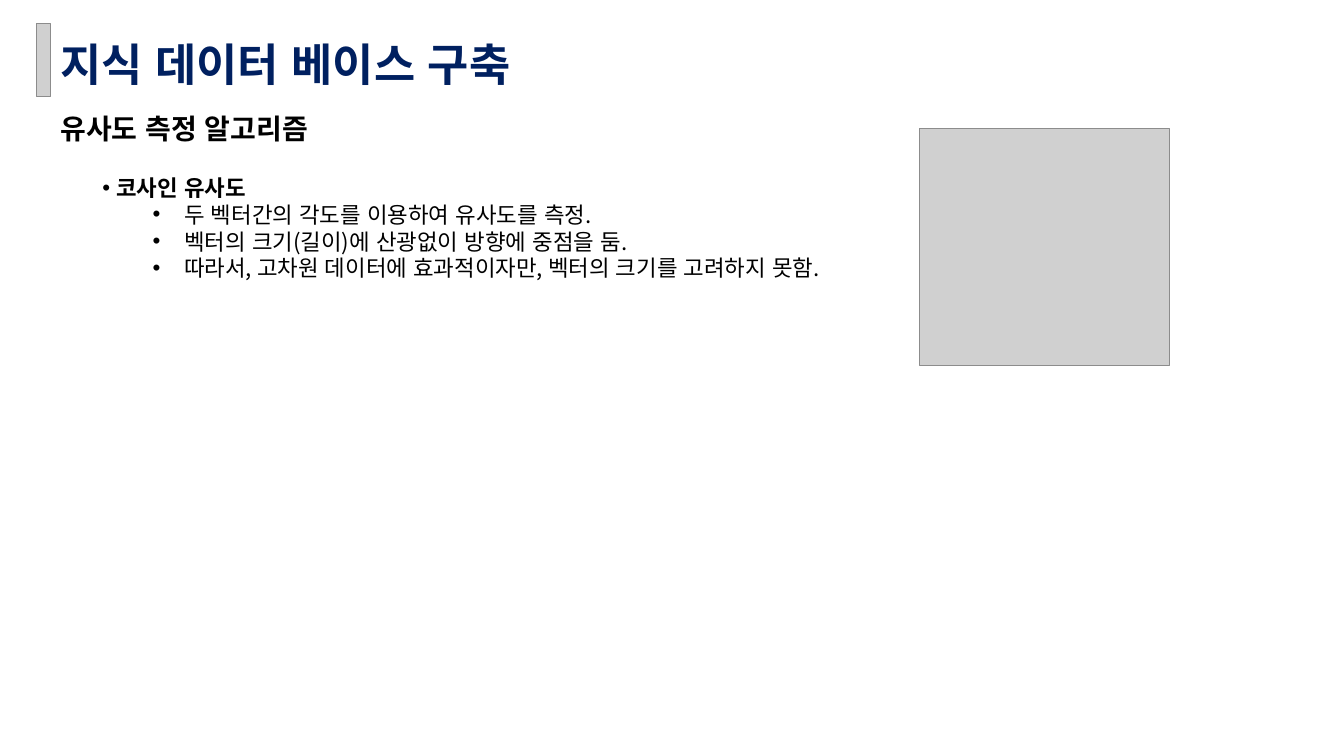
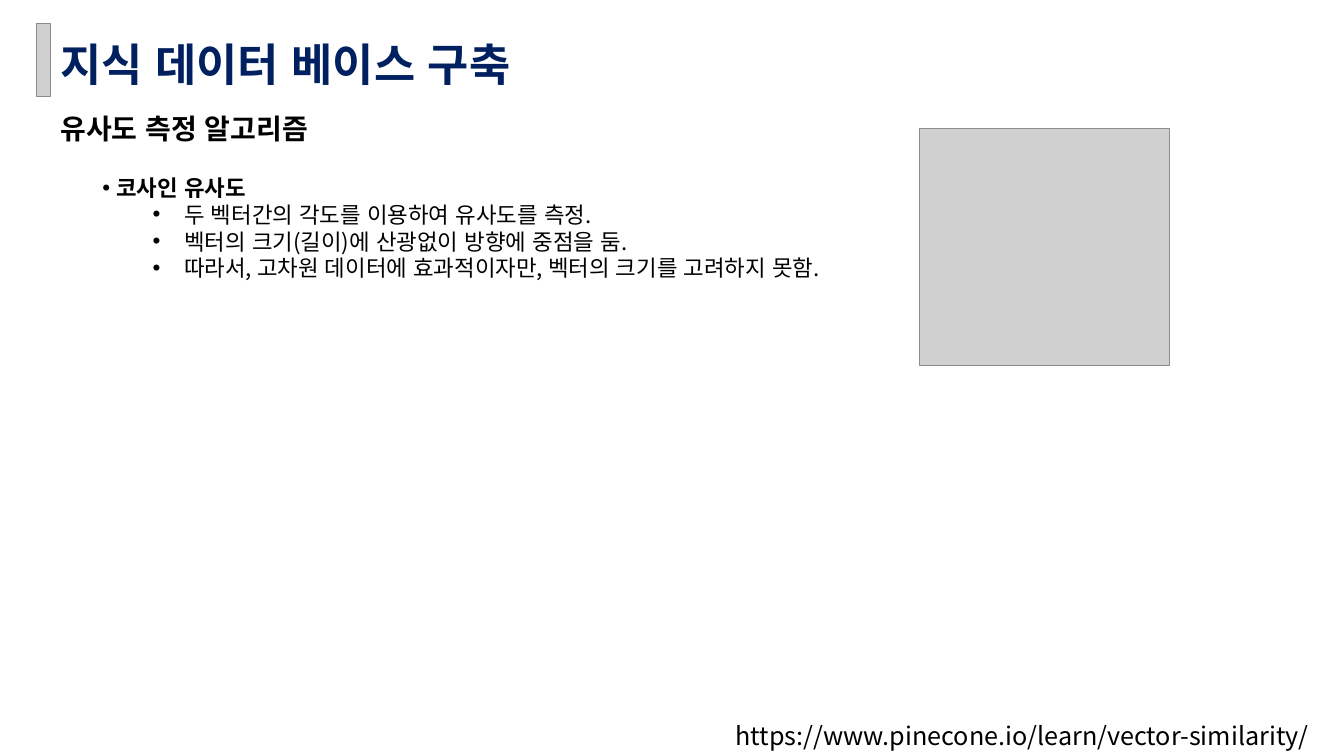
Before and after one commit to fs-jppark/openai-chatbot-class-fasoo, a slide deck: slide 24 of Week03/챗봇 애플리케이션 만들기(OpenAI API 활용) 사내 과정의 과제 3주차.pptx. Drawn at 1344x756 pixels with LibreOffice and Linux fonts; fonts in the diff are those of the drawing; grey boxes stand for pictures. Boxes give left, top, right and bottom in pixels: in the first picture for what was removed or moved away, otherwise in the second. Text is boxed around its words. In the diff, an @@ line names an element or a change of style, - is before the commit and + after.

```diff
--- a/Week03/챗봇 애플리케이션 만들기(OpenAI API 활용) 사내 과정의 과제 3주차.pptx
+++ b/Week03/챗봇 애플리케이션 만들기(OpenAI API 활용) 사내 과정의 과제 3주차.pptx
@@ text added at box(735, 725, 1308, 751), 18 pt, text #000000 @@
+https://www.pinecone.io/learn/vector-similarity/
```
Also in this commit, not shown: 3 other slides changed, 2 slides added.
